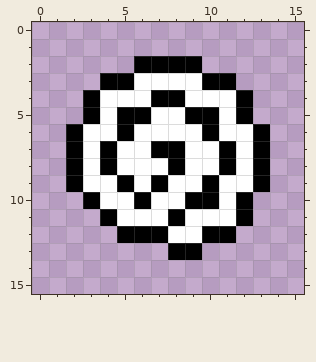
One commit to this pixel-art file: interface/statuses/placeholder/placeholder.aseprite. Above: the version before the commit.
16x16 pixels, 1 frame.
New version:
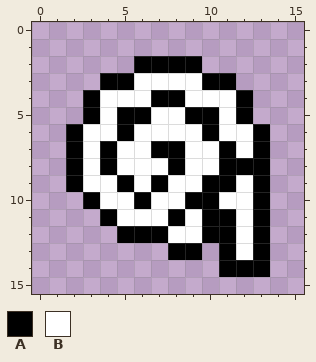
Palette (. is transparent): A #000000  B #ffffff
Commit message: Updated Curses Widgets UI Added placeholder icon
The edit:
layer "1" added
--- layer "1"
@@ x 8..15 @@
  7 ABBABA..
- 8 ABBABA..
- 9 BBABBA..
-10 BAABA...
-11 ABBBA...
-12 BBAA....
-13 AA......
-14 ........
+ 8 ABBAAA..
+ 9 BBAABA..
+10 BAABBA..
+11 ABAABA..
+12 BBAABA..
+13 AA.ABA..
+14 ...AAA..
 15 ........
Boxes around the changes in both pictures, in picture pixels (x1, y1, x2, y2):
changed: (202, 158, 270, 277)
